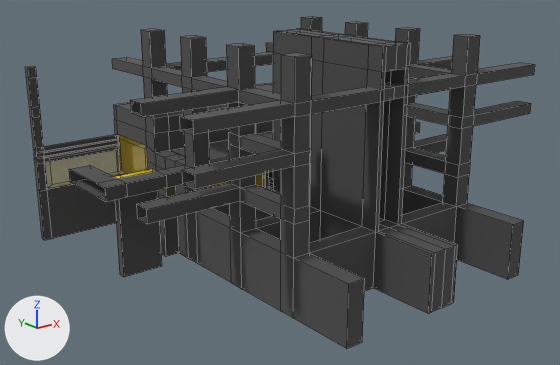
One commit to the FBX model Assets/-Ian/Model/GearChamber/GreatStructure.fbx: the scene before it, then after it.
Both versions are drawn from a 50 mm camera at (-232.0, -244.0, 120.0) aimed at (-12.0, 32.0, 10.0). Every picture has the same lights, and +X, +Y and +Z are marked at lower left. The first picture is the older version. Mesh edges are drawn as thin lines. Where no turn or scale is listed for an object, it has been applied to the vertices. Vertices at exactly the same position are counted once.

The first picture shows 'GearChamberStructure', 'GearChamberStructure.001'.
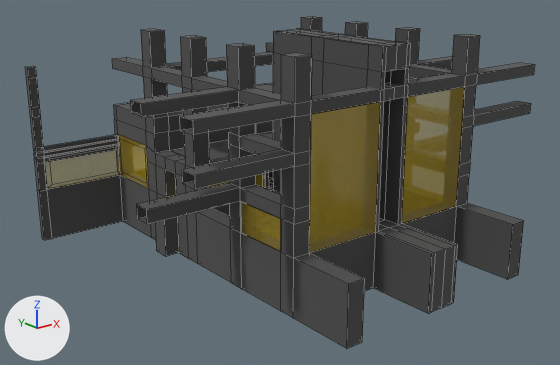
Where the newer file only moved an object's origin or applied its transform, the numbers keep the older frame.

Pixel boxes [x1, y1, x2, y2] of what changed, in the pictures (560 x 365 px; the box of a moved part takes in the faces that stretch with it):
'GearChamberStructure.001', reshaped
    before: [45, 135, 265, 189]
    after: [45, 87, 465, 253]
part 1 of me_cube_008, moved or reshaped (mostly hidden afterwards)
    before: [69, 165, 281, 277]
    after: [185, 165, 281, 252]
part 2 of me_cube_009, added
    after: [241, 87, 465, 253]

The change, as a diff of the scene's bpy script:
```diff
--- a/Assets/-Ian/Model/GearChamber/GreatStructure.fbx.py
+++ b/Assets/-Ian/Model/GearChamber/GreatStructure.fbx.py
@@ me_cube_009 @@
 # used by ob_gearchamberstructure_001; location = (0.0, 0.0, 0.0)
-me_cube_009.from_pydata(...)  # 192 vertices, 120 faces; spans x -93.0..93.0, y 48.0..117.0, z 2.0..24.0
+me_cube_009.from_pydata(...)  # 224 vertices, 128 faces; spans x -93.0..93.0, y -28.0..117.0, z 2.0..58.0
+# me_cube_009 part 2
+# 16 vertices are added at x -53.0..53.0, y -28.0..-20.0, z 2.0..58.0
+# 8 new vertices lie (37.0, 0.0, 0.0) away from vertices in x -45.0..8.0, y -28.0..-20.0, z 2.0..58.0
+# 8 new vertices lie (0.0, 27.0, 0.0) away from vertices in x -53.0..53.0, y -20.0, z 2.0..16.0
+# 8 new faces join them
+# other edits to the shape of me_cube_009 do not show in these pictures
 me_cube_009.materials.append(mat_m_gearchamberglass)
@@ me_cube_008 @@
 # used by ob_gearchamberstructure; location = (0.0, 0.0, 0.0)
-me_cube_008.from_pydata(...)  # 1231 vertices, 1236 faces; spans x -97.0..97.0, y -59.0..118.0, z -24.0..80.0
+me_cube_008.from_pydata(...)  # 1215 vertices, 1219 faces; spans x -97.0..97.0, y -59.0..118.0, z -24.0..80.0
+# me_cube_008 part 1
+# 36 vertices are removed from x -97.0..47.0, y 42.0..115.0, z -24.0..22.0
+# 56 faces are deleted
+# 4 vertices move within x -7.0, y 85.0..115.0, z 2.0..16.0
+# 20 vertices are added at x -53.0..47.0, y -20.0..115.0, z 2.0..16.0
+# 29 new faces join them, mat_m_gearstructure (grey #7b7b7b)
+# 10 new faces join them, mat_m_yellowpath (yellow #e7cb00)
 me_cube_008.materials.append(mat_m_gearstructure)
```
